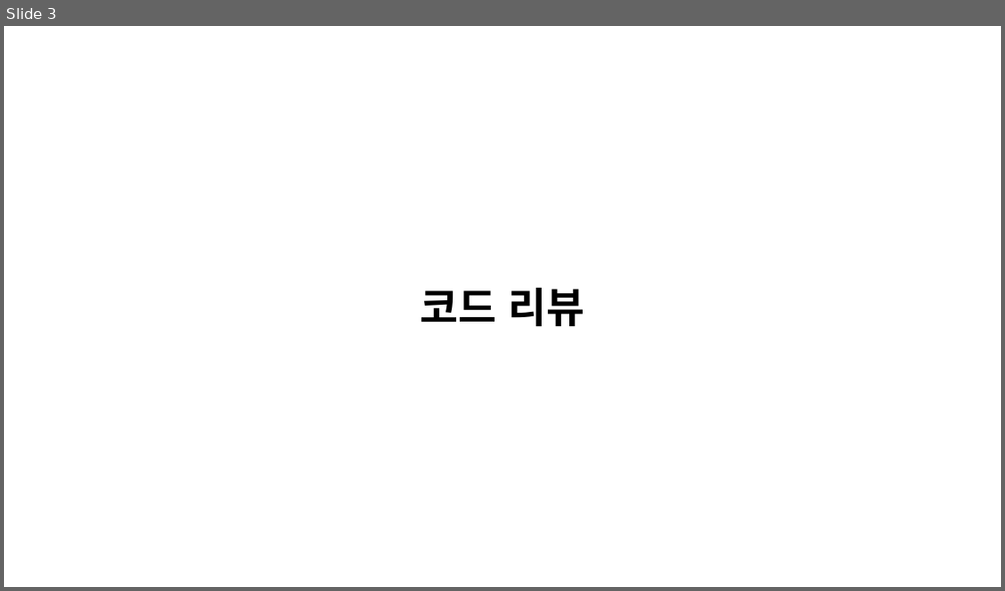
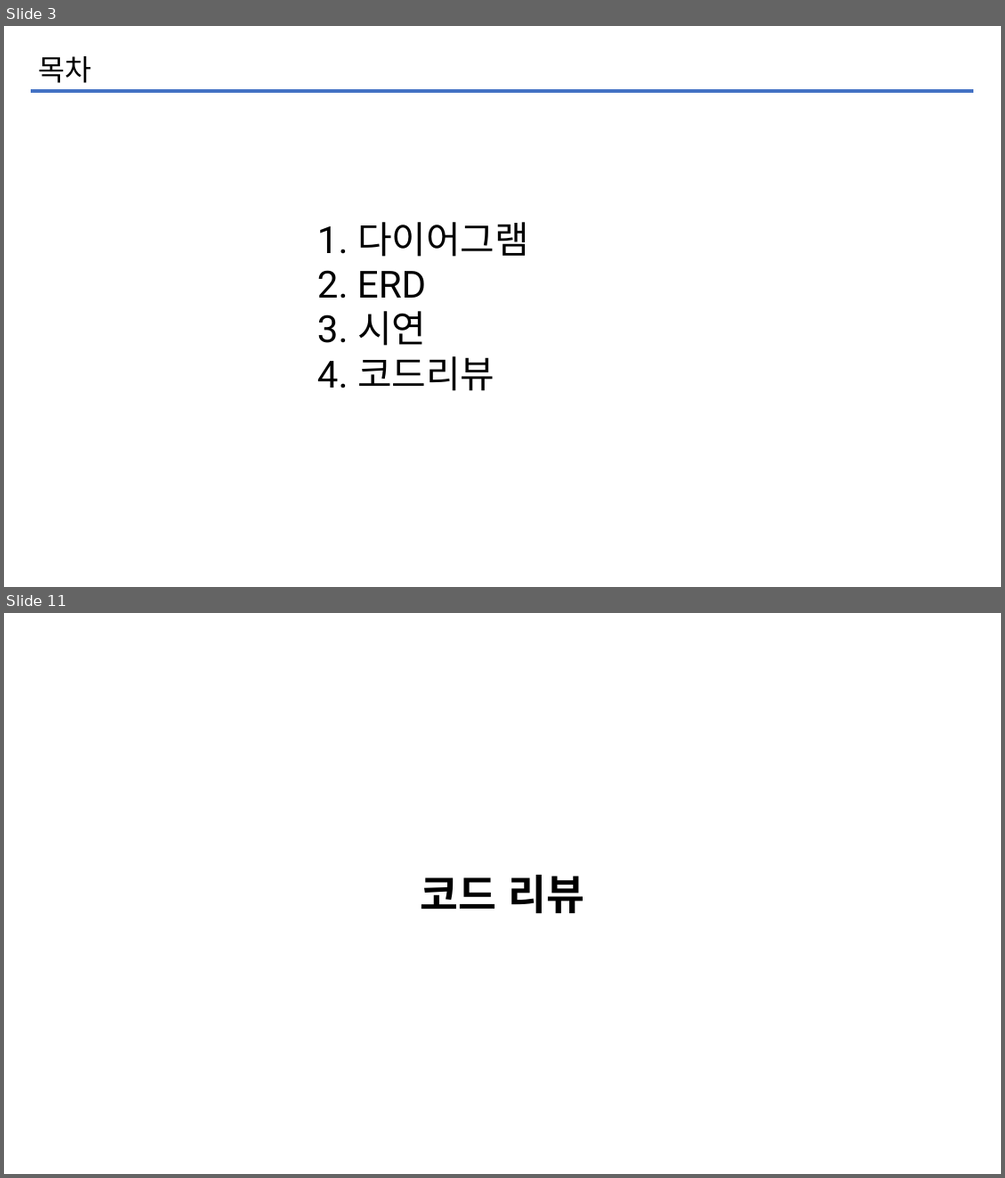
Before and after one commit to iuj09/InterestBook, a slide deck: KOSTAmini1/dogi.pptx. Shown one above the other, each under a label of ours: slide 3 before the commit, slides 3 and 11 after it; the slides between them are not shown. The pictures are 1005x591 and 1005x1178 pixels, drawn with LibreOffice and Linux fonts; fonts in the diff are those of the drawing. Boxes give left, top, right and bottom in pixels: in the first picture for what was removed or moved away, otherwise in the second. Text is boxed around its words. In the diff, an @@ line names an element or a change of style, - is before the commit and + after.

```diff
--- a/KOSTAmini1/dogi.pptx
+++ b/KOSTAmini1/dogi.pptx
@@ slide 3 added at (4,26,1001,587), background #FFFFFF @@
@@ text added at (38,56,91,83), 28 pt, text #000000 @@
+목차
@@ line added from (31, 91) to (973, 91), #4472C4 3 pt @@
@@ text added at (317,222,529,391), 36 pt, text #000000 @@
+1. 다이어그램
+2. ERD
+3. 시연
+4. 코드리뷰
@@ what was slide 3 is now slide 11 @@
```
Also in this commit, not shown: 4 slides changed, 10 other slides added, 2 slides removed, 4 other files.
